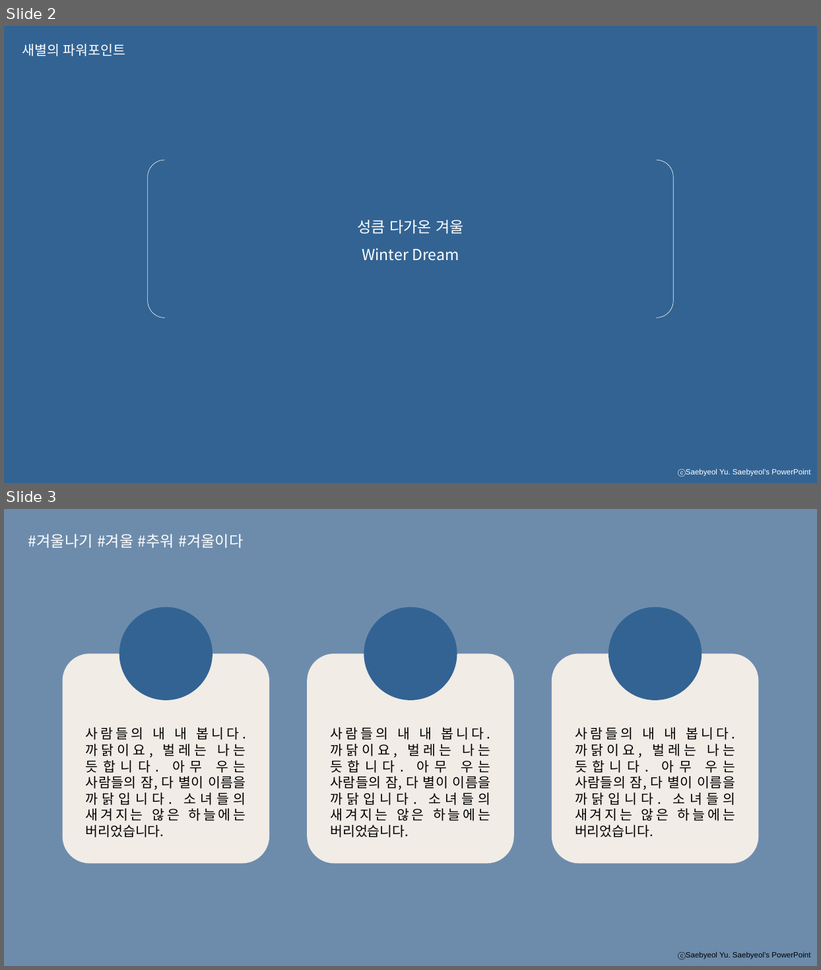
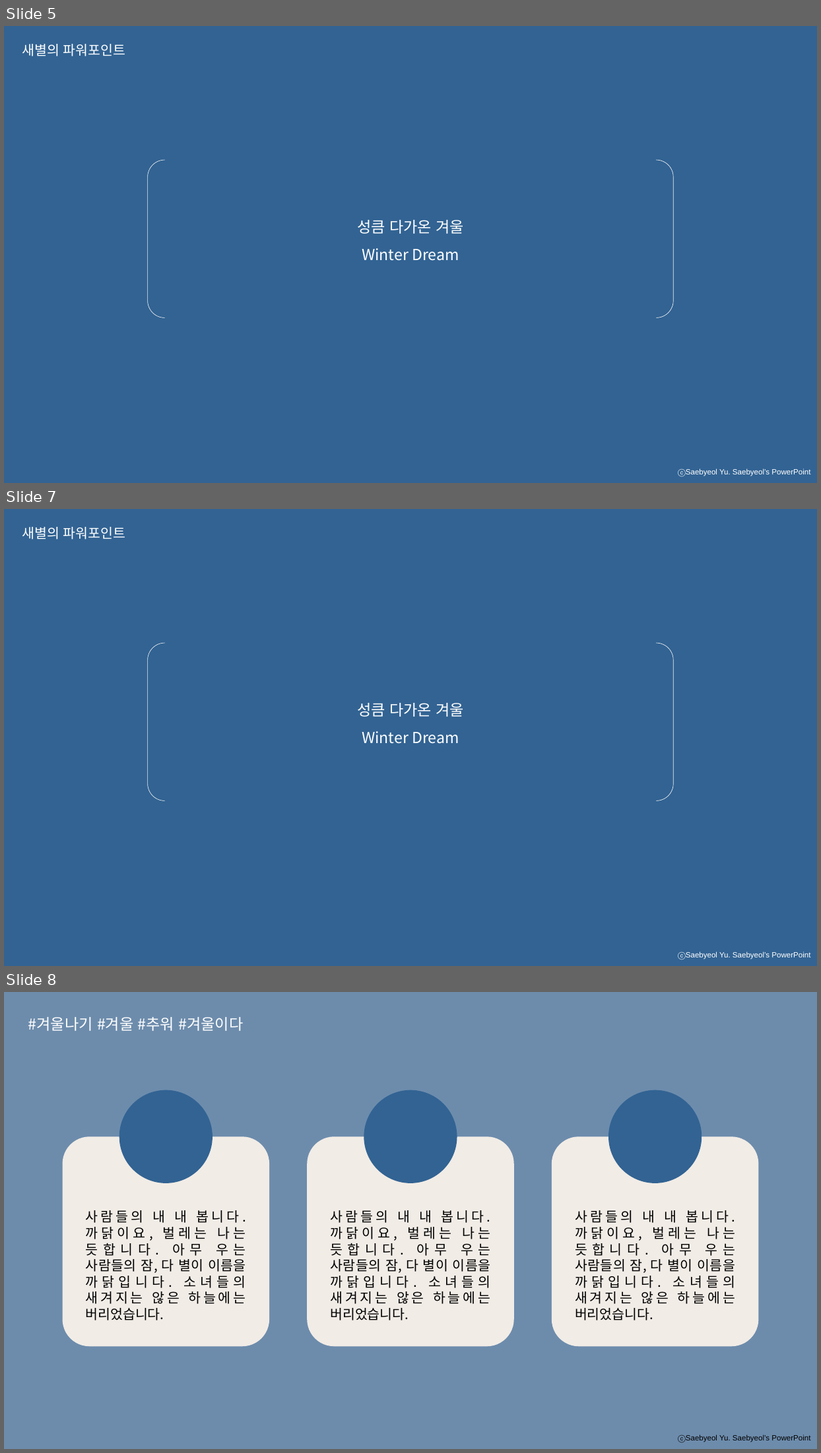
Before and after one commit to uno-km/aPlatform, a slide deck: aPlatform/aPlatform/portfolio_README.pptx. Shown one above the other, each under a label of ours: slides 2 and 3 before the commit, slides 5, 7 and 8 after it; the slides between them are not shown. The pictures are 821x970 and 821x1453 pixels, drawn with LibreOffice and Linux fonts; fonts in the diff are those of the drawing. Boxes give left, top, right and bottom in pixels: in the first picture for what was removed or moved away, otherwise in the second. Text is boxed around its words. In the diff, an @@ line names an element or a change of style, - is before the commit and + after.

Commit message:
save ppt

```diff
--- a/aPlatform/aPlatform/portfolio_README.pptx
+++ b/aPlatform/aPlatform/portfolio_README.pptx
@@ slide 7 added at (4, 509, 817, 966), background #326393; not listed: 1 template element that a slide beside it also shows @@
@@ text added at (22, 527, 125, 539), 16 pt, text #FFFFFF @@
+새별의 파워포인트
@@ bracket pair added at (148, 643, 674, 801), outline #F2F2F2 0.5 pt @@
@@ text added at (357, 703, 464, 717), 18 pt, text #FFFFFF @@
+성큼 다가온 겨울
@@ text added at (362, 731, 459, 744), 18 pt, text #FFFFFF @@
+Winter Dream
@@ what was slide 2 is now slide 5 @@
@@ what was slide 3 is now slide 8 @@
```
Also in this commit, not shown: 5 other slides added, 2 slides removed.
